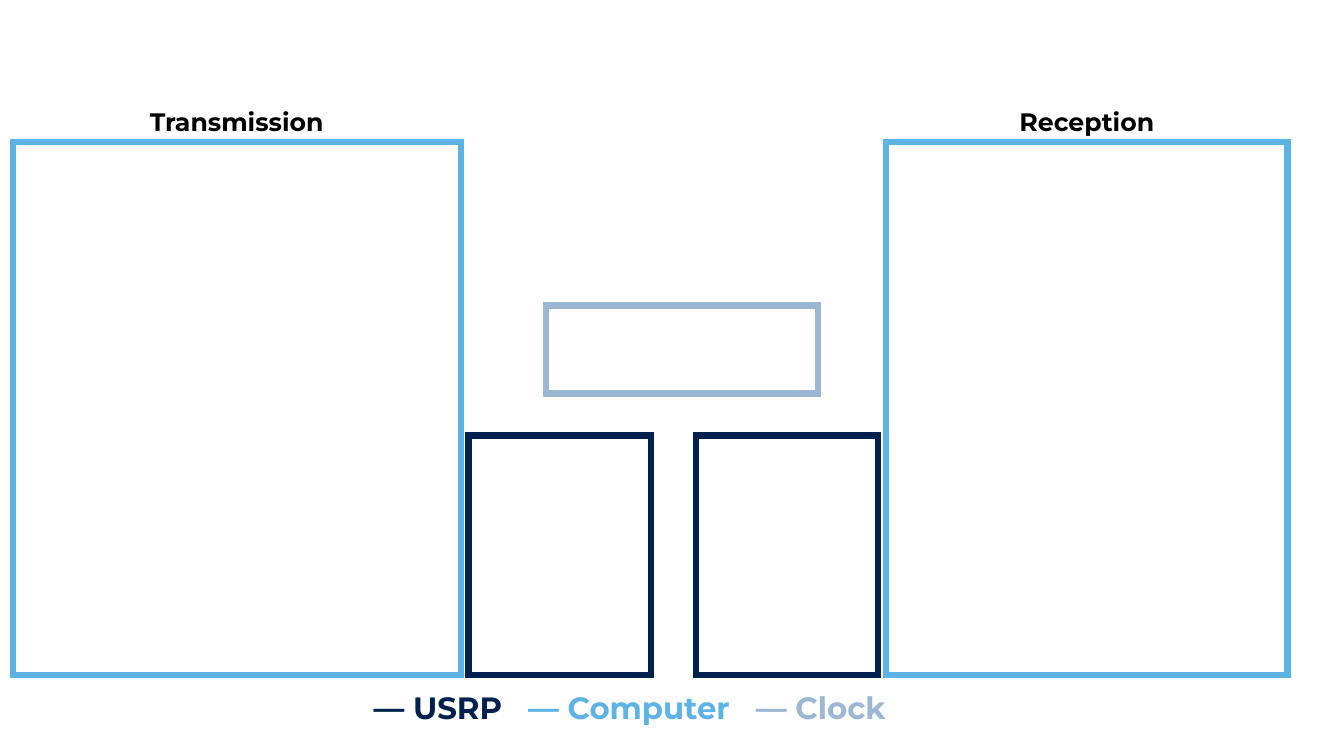
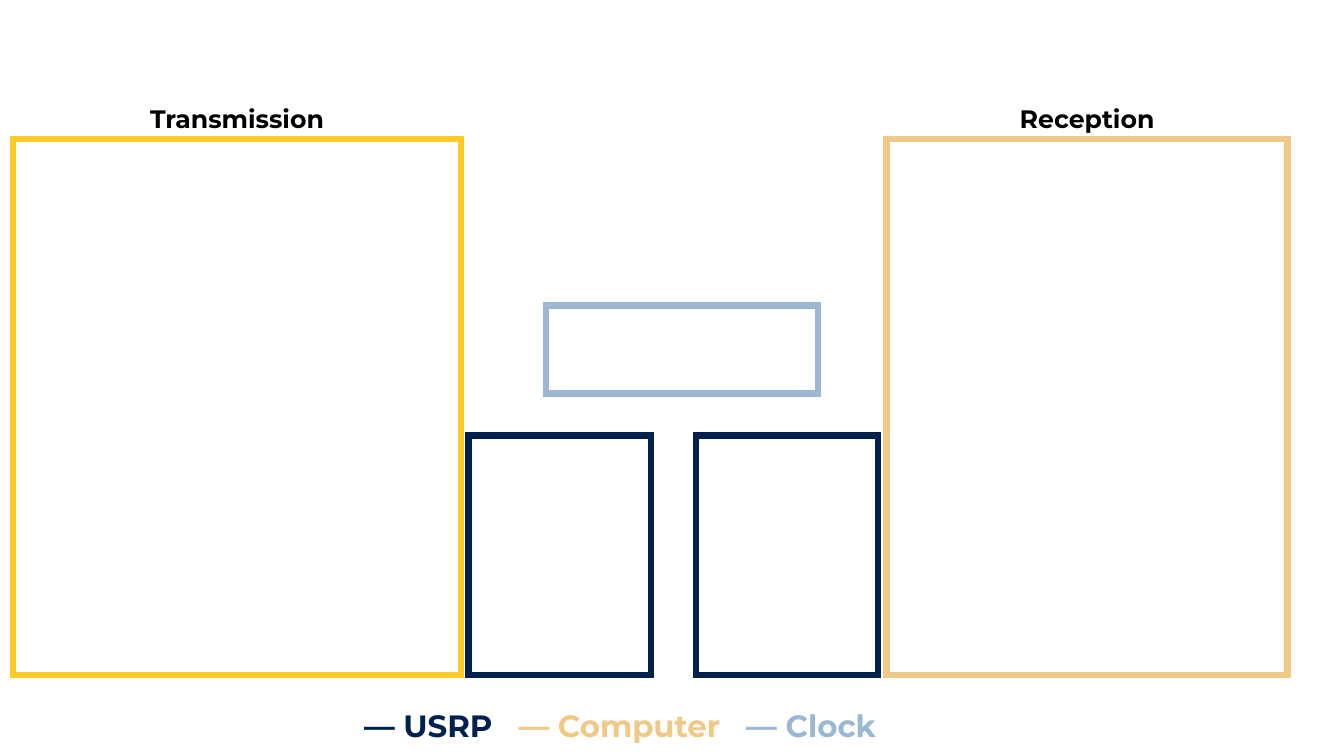
Before and after one commit to quentinprieels/TFE25-462, a slide deck: slide 3 of presentables/posters/poster_diagrams.pptx (slide 6 before the commit). Drawn at 1344x756 pixels with LibreOffice and Linux fonts; fonts in the diff are those of the drawing; background and template pictures are left out. Boxes give left, top, right and bottom in pixels: in the first picture for what was removed or moved away, otherwise in the second. Text is boxed around its words. In the diff, an @@ line names an element or a change of style, - is before the commit and + after.

```diff
--- a/presentables/posters/poster_diagrams.pptx
+++ b/presentables/posters/poster_diagrams.pptx
@@ rectangle at box(13, 139, 461, 676): outline #5DB2E6 4.5 pt to #FFCA28 4.5 pt @@
@@ rectangle at box(887, 139, 1289, 676): outline #5DB2E6 4.5 pt to #F0C987 4.5 pt @@
@@ text "— USRP — Computer — ...": place and size @@
-text "— USRP — Computer — ..." at box(413, 696, 885, 725)
+text "— USRP — Computer — ..." at box(403, 714, 876, 743)
@@ text "— USRP — Computer — ..." at box(403, 714, 876, 743): text colour #5DB2E6 to #F0C987 in "— Computer" @@
```
Also in this commit, not shown: 2 other slides changed, 3 slides added, 2 slides removed, 15 other files.
